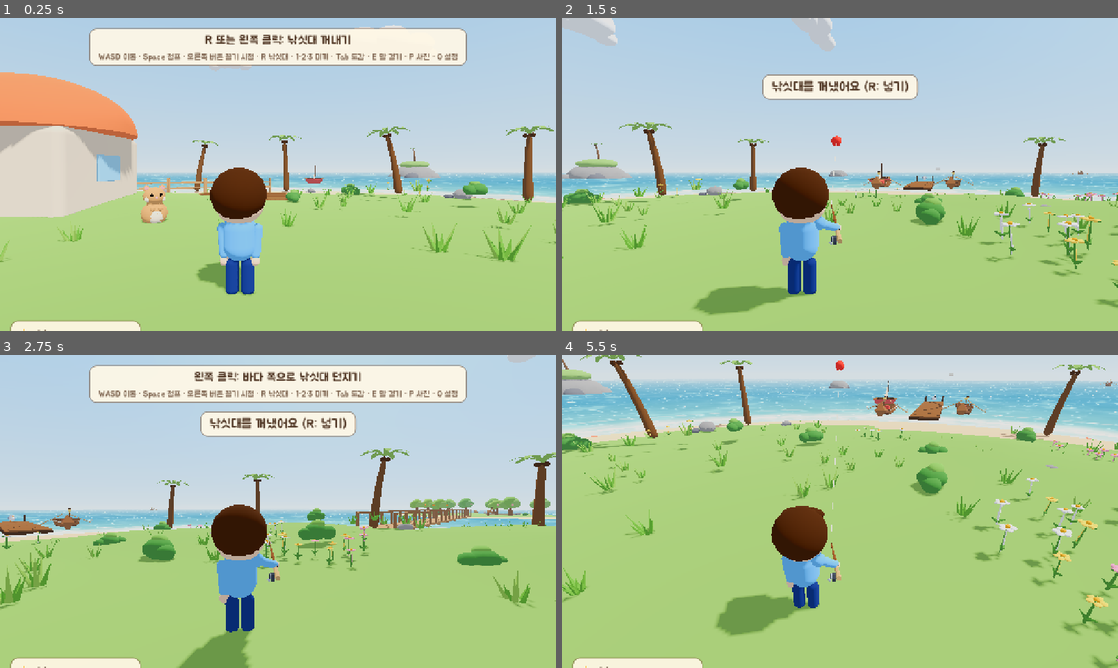
Above: before the commit, frames 1-4 (two rows, left to right).
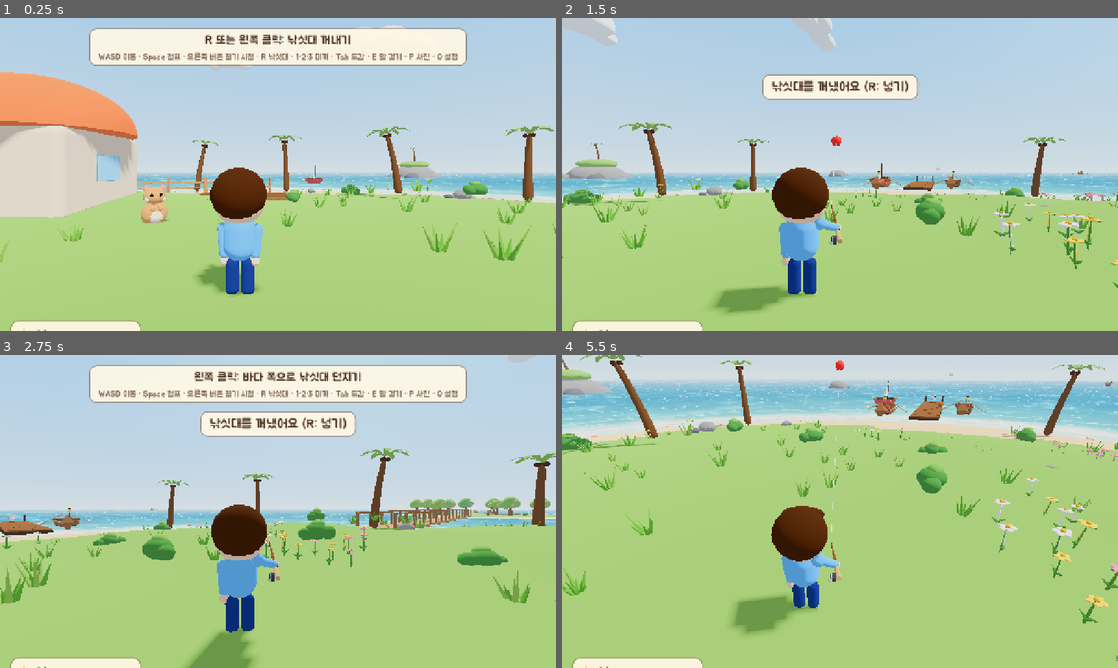
Above: after the commit, the same moments.

Repository: qudrhks36-svg/hanroro-seat-checker
Game: Godot game, scene res://main.tscn
Two runs of this game, one before a commit and one after it. Both use one fixed random seed, a clock stepped at 60 frames per second and the inputs below.
Inputs (mouse positions are in pixels of both pictures, inside the frame that each line leads up to):
- Up to frame 1 (0.25 s): no input
- Up to frame 2 (1.5 s): tap Enter at 0.5 s; move the mouse to (962, 158) at 0.52 s; hold Right 0.53-1.25 s; tap E at 0.6 s; click (962, 158) at 0.67 s; tap Space at 0.77, 1.07 s; drag from (728, 190) to (812, 237) at 1.27 s
- Up to frame 3 (2.75 s): move the mouse to (333, 442) at 2.02 s; hold Right from 2.03 s (still down); tap F at 2.1 s
- Up to frame 4 (5.5 s): release Right at 2.75 s; drag from (812, 574) to (673, 464) at 2.77 s; move the mouse to (1006, 558) at 3.52 s; hold Left 3.53-4.25 s; tap 6 at 3.6 s; tap Space at 3.77, 4.07 s; drag from (673, 464) to (756, 433) at 4.27 s; move the mouse to (867, 511) at 5.02 s; hold Down from 5.03 s (still down); tap G at 5.1 s; click (867, 511) at 5.17 s

The runs differ from the first frame. In frame 1, 0.7% of the frame differs, in the area x 0-100%, y 34-89%; in frame 2, 1.0%; in frame 3, 0.6%; in frame 4, 1.7%, in the area x 0-100%, y 1-100%.

Commit message:
perf(godot): single-split shadows, small props cast no shadow and cull at 80m (draw calls 554->335)
Co-Authored-By: Claude Sonnet 5.5 <noreply@anthropic.com>

Diff:
--- a/fishing-game/godot/scripts/atmosphere.gd
+++ b/fishing-game/godot/scripts/atmosphere.gd
@@ -44,6 +44,8 @@
 	env.fog_sky_affect = 0.0           # 유니티 하늘 셰이더는 안개를 안 받음
 	env.ambient_light_energy = ambient_energy
 	sun.shadow_enabled = true
+	sun.directional_shadow_mode = DirectionalLight3D.SHADOW_ORTHOGONAL   # 4겹 그림자는 그림 호출이 4배 → 1겹
+	sun.directional_shadow_max_distance = 50.0
 
 # 색의 밝기만 남기고 회색 쪽으로 amount만큼 섞은 뒤 dim을 곱함 (유니티 TimeOfDay.Grey)
 static func _grey(c: Color, amount: float, dim: float) -> Color:
--- a/fishing-game/godot/scripts/meadow.gd
+++ b/fishing-game/godot/scripts/meadow.gd
@@ -283,4 +283,5 @@
 	add_child(n)
 	SmoothScript.smooth_node(n, world.smooth_angle)
 	world.apply_materials(n)
+	world.slim_prop(n)
 	props += 1
--- a/fishing-game/godot/scripts/world.gd
+++ b/fishing-game/godot/scripts/world.gd
@@ -98,6 +98,16 @@
 				mi.set_surface_override_material(i, get_material(nm))
 			elif not mat_defs.has(nm):
 				unmatched[nm] = true
+
+# 작은 소품: 그림자를 만들지 않고 멀리 있으면 그리지 않는다(그림 호출 줄이기)
+const SMALL_PROPS := ["Grass", "FlowerPink", "FlowerYellow", "FlowerWhite", "Shell", "Starfish", "Bush", "RockA", "RockB", "Rock"]
+const PROP_RANGE := 80.0
+
+static func slim_prop(node: Node) -> void:
+	for mi in node.find_children("*", "MeshInstance3D", true, false):
+		var m := mi as MeshInstance3D
+		m.cast_shadow = GeometryInstance3D.SHADOW_CASTING_SETTING_OFF
+		m.visibility_range_end = PROP_RANGE
 
 # 유니티 충돌 모양(scene.json의 colliders)을 같은 모양으로 만든다. 메시 충돌은 모델 모양 그대로, 캡슐·상자·구는 중심/크기 문자열을 읽음.
 func add_colliders(node: Node3D, it: Dictionary) -> void:
@@ -215,6 +225,8 @@
 		nodes_by_path[it["path"]] = node   # 같은 경로가 여러 개면(풀·꽃 …) 마지막 것만 남으므로, 개별로 찾을 때는 항목의 "_node"를 씀
 		it["_node"] = node
 		add_colliders(node, it)
+		if SMALL_PROPS.has(String(it["source"]).get_file().get_basename()):
+			slim_prop(node)
 		spawned += 1
 	add_sea_body()
 	print("[FG] smooth angle=", smooth_angle, " meshes=", SmoothScript.cache.size(), " corners=", SmoothScript.stat_corners, " changed=", SmoothScript.stat_changed, " total ms=", Time.get_ticks_msec() - t0)
Not shown, changed: fishing-game/changelog/2026-10-12.md
Not shown, changed: fishing-game/docs/GDD.md
Not shown, added: fishing-game/tools/shot.ps1
